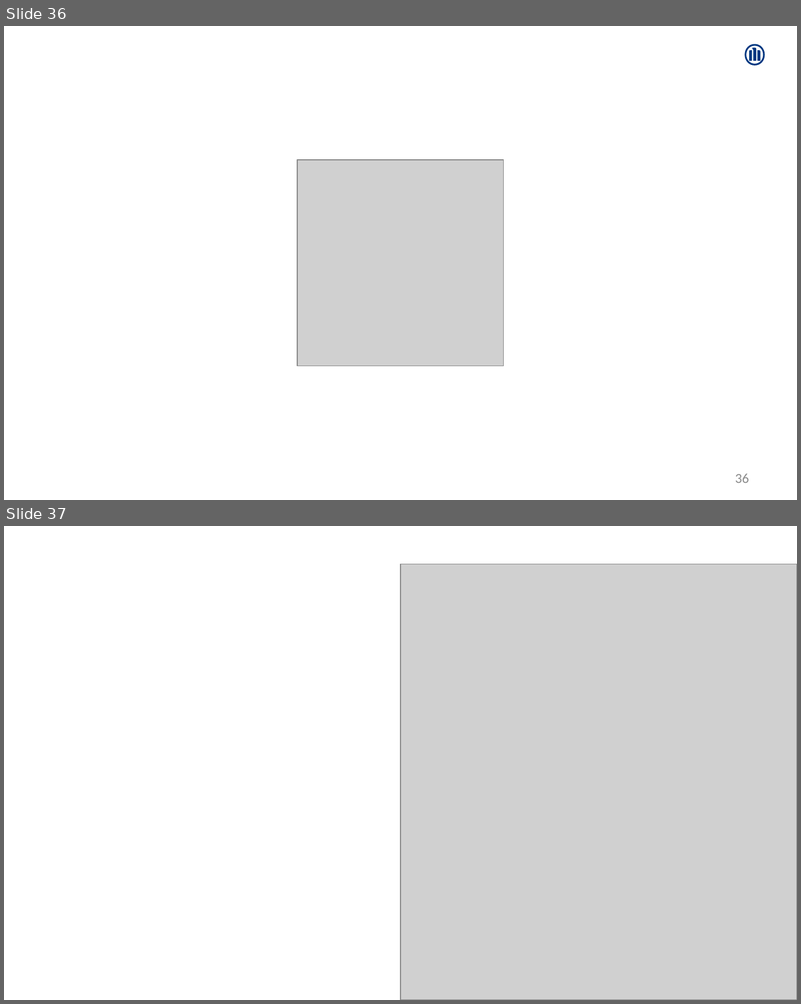
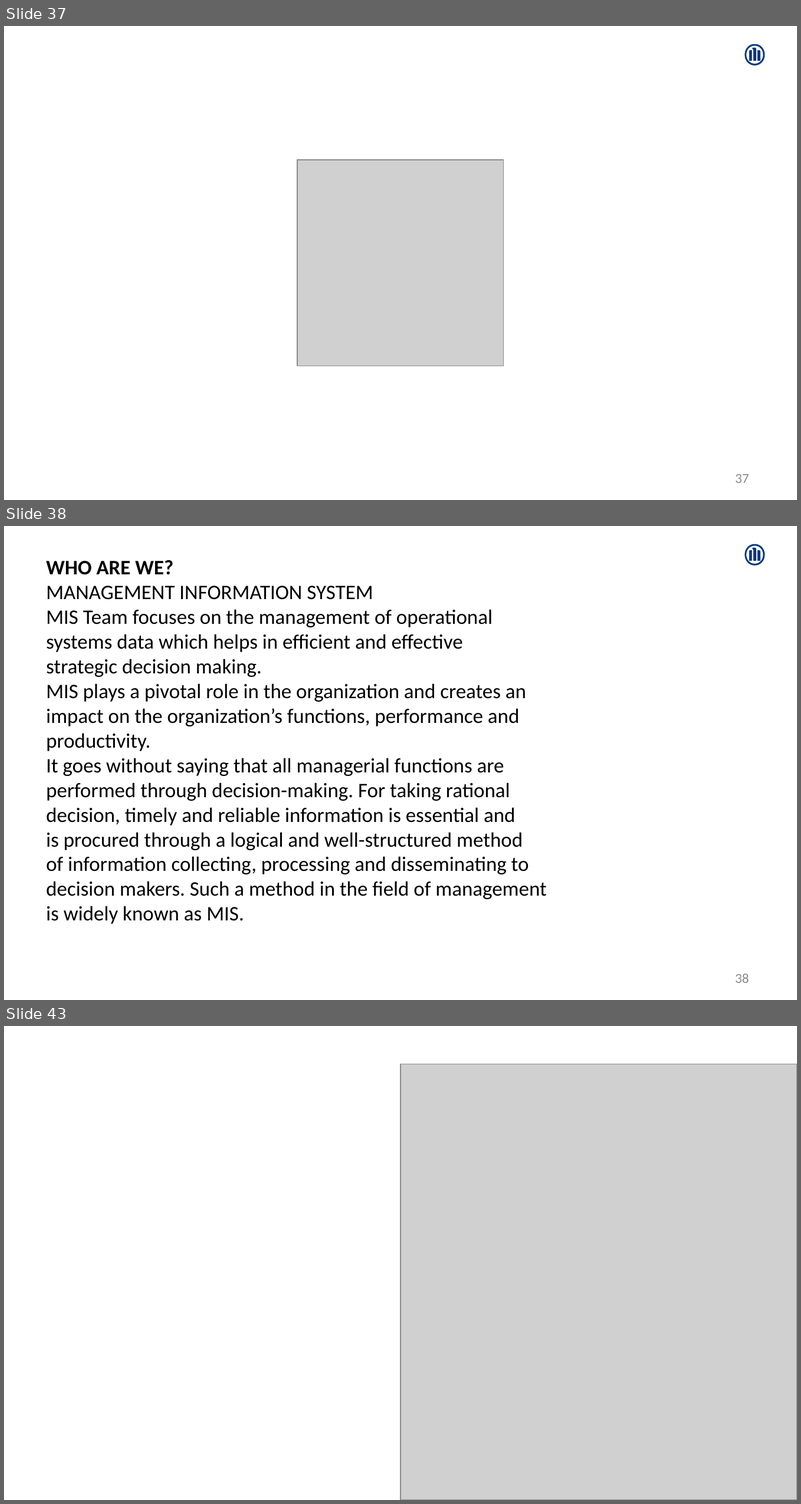
Before and after one commit to Amrutha-Mohan/UpdatedProjects, a slide deck: AmruthaMohan.pptx. Shown one above the other, each under a label of ours: slides 36 and 37 before the commit, slides 37, 38 and 43 after it; the slides between them are not shown. The pictures are 801x1004 and 801x1504 pixels, drawn with LibreOffice and Linux fonts; fonts in the diff are those of the drawing; grey boxes stand for pictures; background and template pictures are left out. Boxes give left, top, right and bottom in pixels: in the first picture for what was removed or moved away, otherwise in the second. Text is boxed around its words. In the diff, an @@ line names an element or a change of style, - is before the commit and + after.

```diff
--- a/AmruthaMohan.pptx
+++ b/AmruthaMohan.pptx
@@ slide 38 added at <box>4,526,797,1000</box>, background #FFFFFF; not listed: 1 template element that a slide beside it also shows @@
@@ text added at <box>46,560,546,924</box>, 18 pt, text #000000 @@
+WHO ARE WE?
+MANAGEMENT INFORMATION SYSTEM
+MIS Team focuses on the management of operational
+systems data which helps in efficient and effective
+strategic decision making.
+MIS plays a pivotal role in the organization and creates an
+impact on the organization’s functions, performance and
+productivity.
+It goes without saying that all managerial functions are
+performed through decision-making. For taking rational
+decision, timely and reliable information is essential and
+is procured through a logical and well-structured method
+of information collecting, processing and disseminating to
+decision makers. Such a method in the field of management
+is widely known as MIS.
@@ page number added at <box>735,974,749,983</box>, 12 pt, text #8C8C8C @@
+38
@@ what was slide 36 is now slide 37 @@
@@ page number at <box>735,474,749,483</box>: text changed @@
-36
+37
@@ what was slide 37 is now slide 43 @@
```
Also in this commit, not shown: 4 slides changed, 6 other slides added, 1 slide removed.
